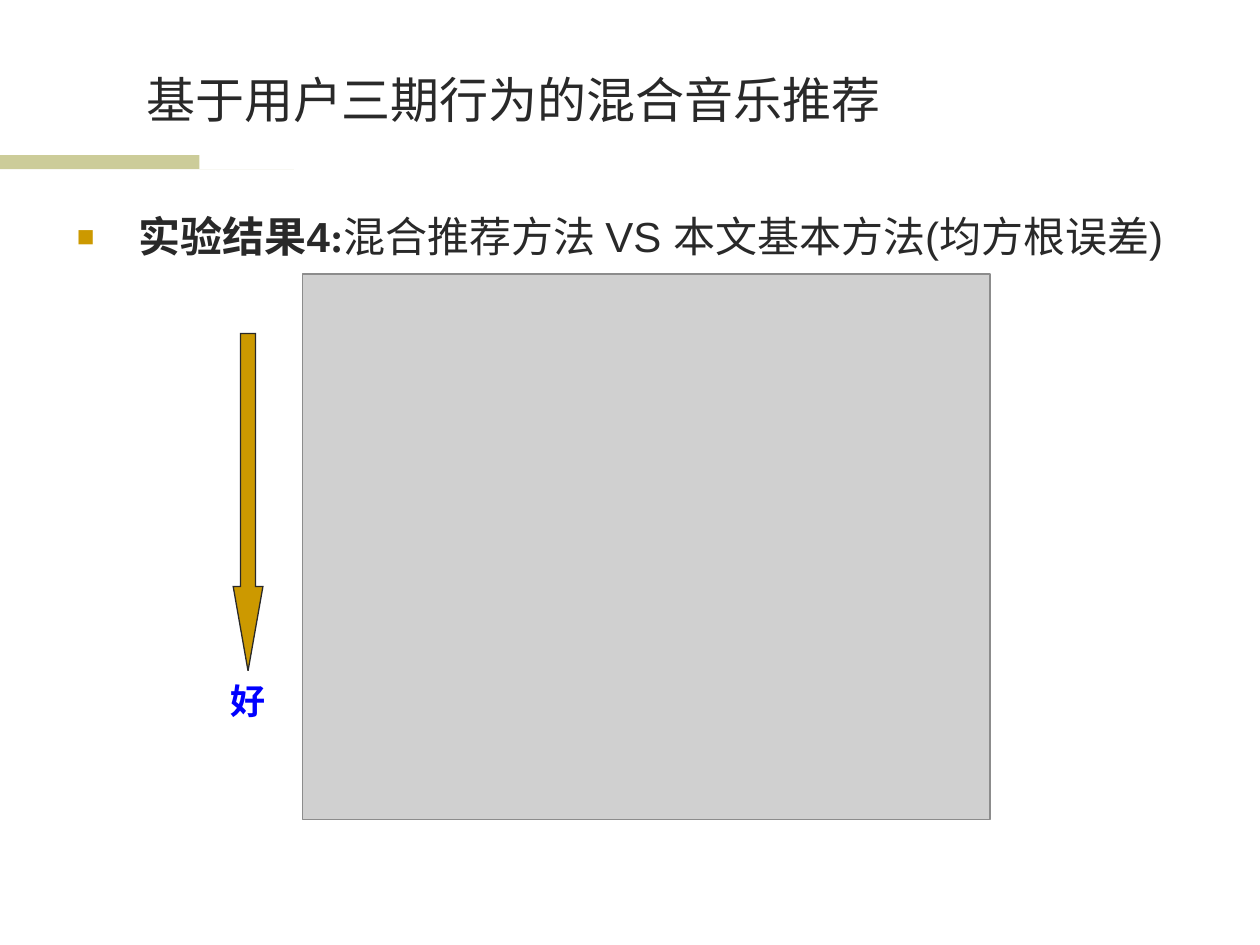
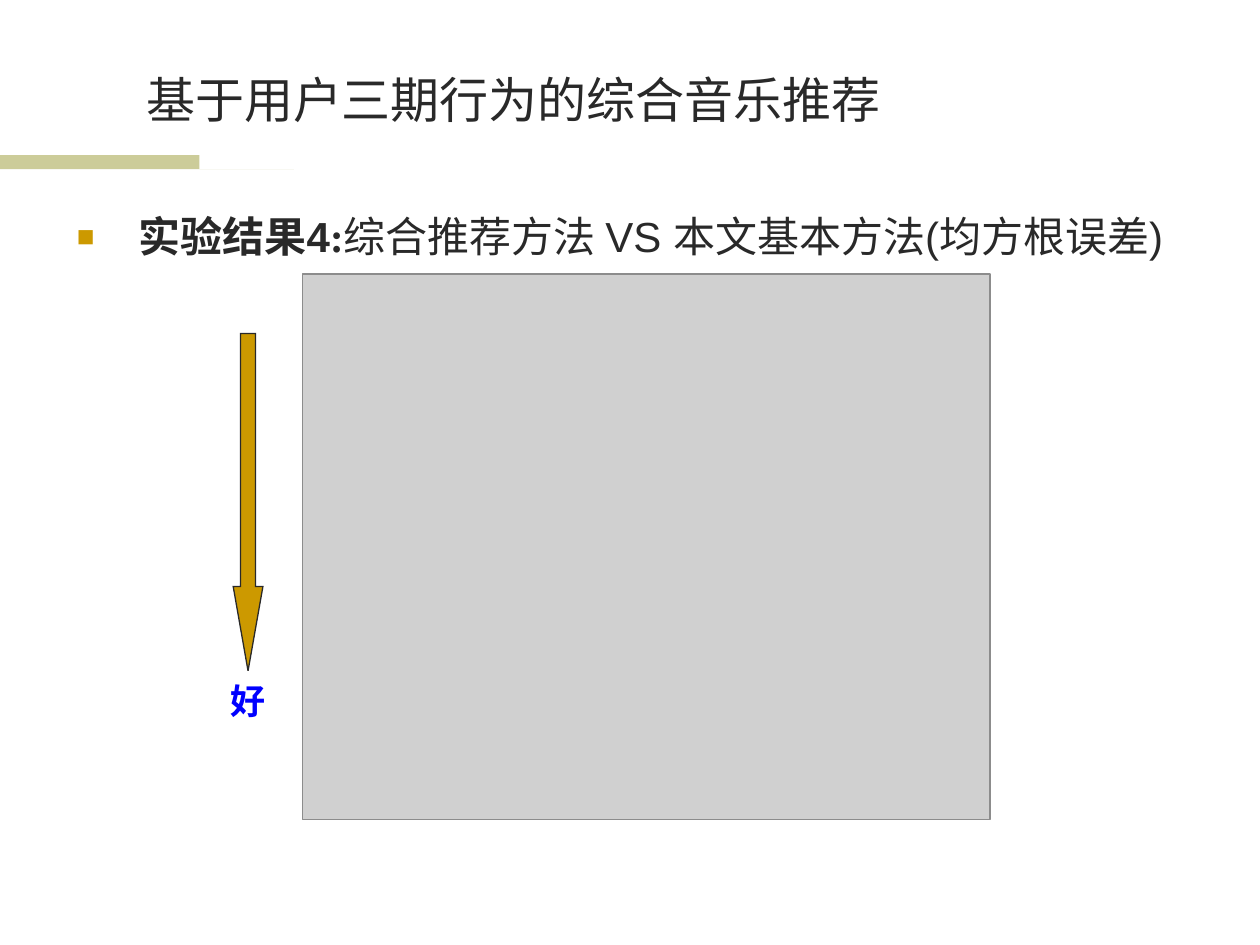
Before and after one commit to wwssttt/NJUThesis, a slide deck: slide 18 of ppt/一种基于时间序列分析的个性化音乐推荐系统及其实现.ppt. Drawn at 1260x945 pixels with LibreOffice and Linux fonts; fonts in the diff are those of the drawing; grey boxes stand for pictures; background and template pictures are left out. Boxes give left, top, right and bottom in pixels: in the first picture for what was removed or moved away, otherwise in the second. Text is boxed around its words. In the diff, an @@ line names an element or a change of style, - is before the commit and + after.

```diff
--- a/ppt/一种基于时间序列分析的个性化音乐推荐系统及其实现.ppt
+++ b/ppt/一种基于时间序列分析的个性化音乐推荐系统及其实现.ppt
@@ title at [146, 76, 880, 122]: text changed @@
-基于用户三期行为的混合音乐推荐
+基于用户三期行为的综合音乐推荐
@@ text at [139, 216, 1163, 261]: text changed @@
-■ 实验结果4:混合推荐方法 VS 本文基本方法(均方根误差)
+■ 实验结果4:综合推荐方法 VS 本文基本方法(均方根误差)
```
Also in this commit, not shown: 13 other slides changed, 1 slide added.
